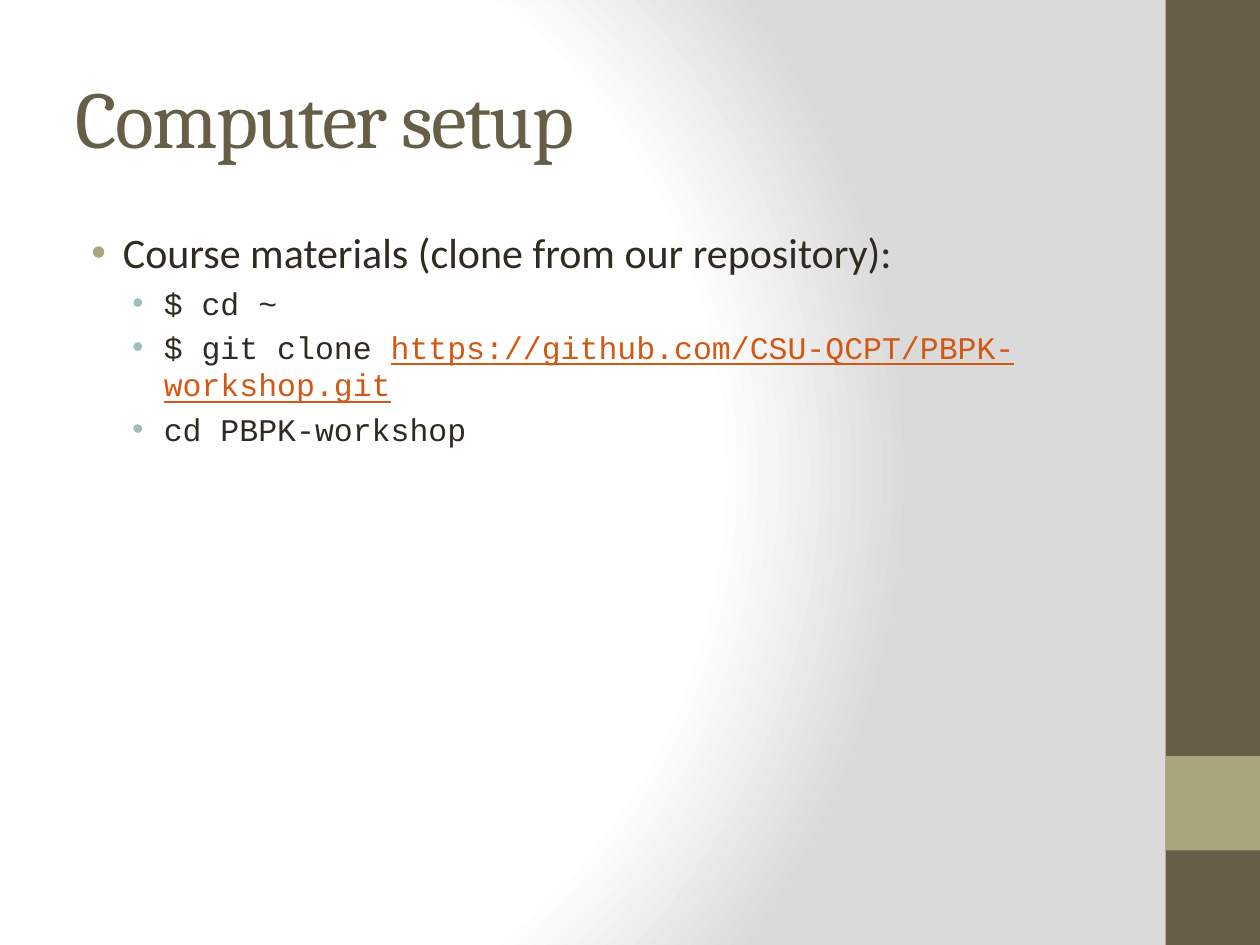
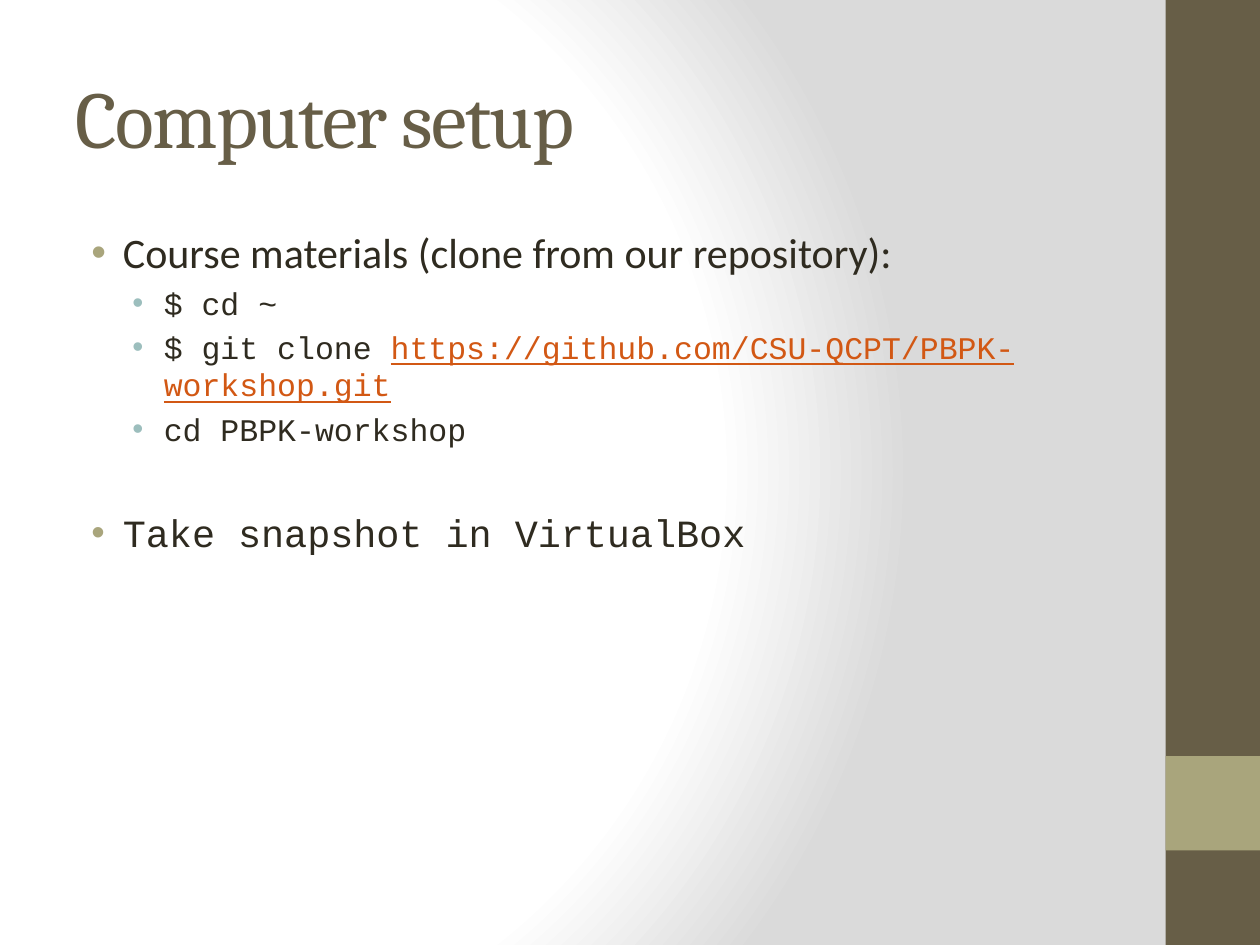
Before and after one commit to CSU-QSPT/PBPK-workshop, a slide deck: slide 2 of Day1_AM/Computer_Setup_and_RevisionControl.pptx. Drawn at 1260x945 pixels with LibreOffice and Linux fonts; fonts in the diff are those of the drawing. Boxes give left, top, right and bottom in pixels: in the first picture for what was removed or moved away, otherwise in the second. Text is boxed around its words. In the diff, an @@ line names an element or a change of style, - is before the commit and + after.

```diff
--- a/Day1_AM/Computer_Setup_and_RevisionControl.pptx
+++ b/Day1_AM/Computer_Setup_and_RevisionControl.pptx
@@ text at (x1=123, y1=519, x2=746, y2=555): paragraph added @@
+• Take snapshot in VirtualBox
```
Also in this commit, not shown: 1 other slide changed.
